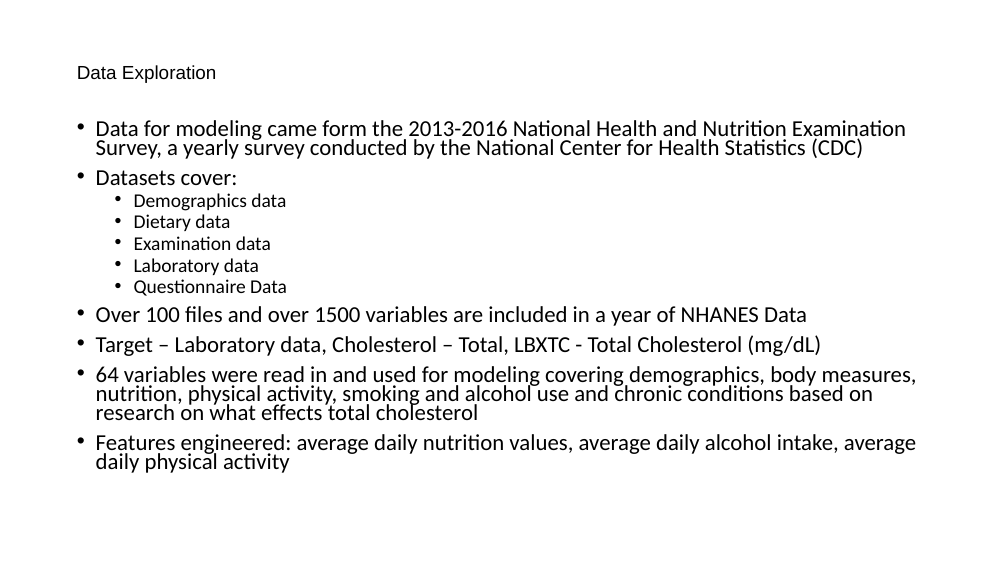
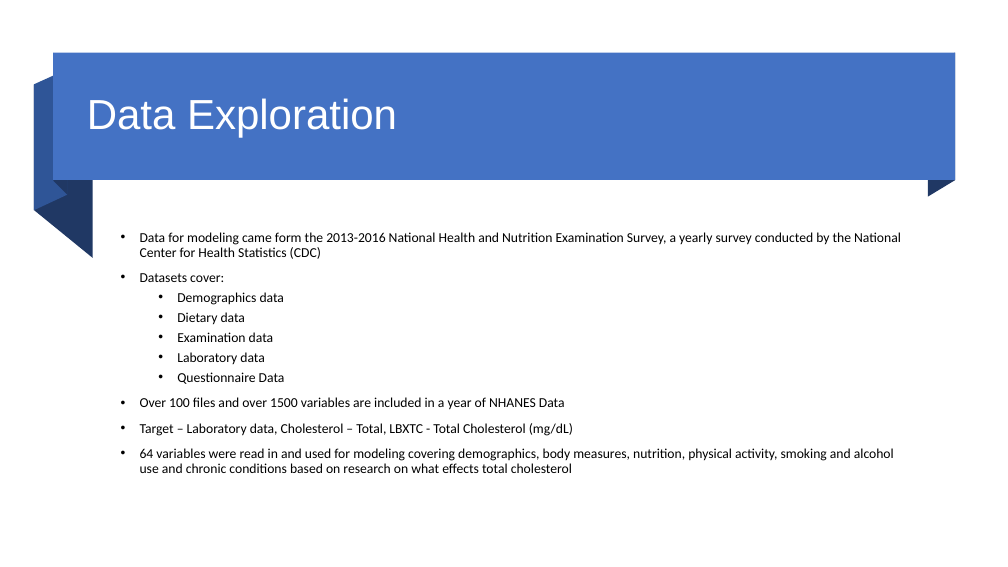
Before and after one commit to mathisme/ThinkfulDSFinalCapstone, a slide deck: slide 6 of Presentation.pptx. Drawn at 1008x567 pixels with LibreOffice and Linux fonts; fonts in the diff are those of the drawing. Boxes give left, top, right and bottom in pixels: in the first picture for what was removed or moved away, otherwise in the second. Text is boxed around its words. In the diff, an @@ line names an element or a change of style, - is before the commit and + after.

```diff
--- a/Presentation.pptx
+++ b/Presentation.pptx
@@ rectangle added at (x1=53, y1=53, x2=955, y2=181), fill #4472C4 @@
@@ freeform shape added at (x1=54, y1=53, x2=67, y2=194), fill #203864 @@
@@ freeform shape added at (x1=928, y1=53, x2=955, y2=197), fill #203864 @@
@@ freeform shape added at (x1=34, y1=85, x2=93, y2=258), fill #203864 @@
@@ freeform shape added at (x1=34, y1=70, x2=67, y2=211), fill #2F5597 @@
@@ title "Data Exploration" moved from (x1=77, y1=65, x2=217, y2=83) to (x1=87, y1=98, x2=397, y2=138) @@
@@ title "Data Exploration" at (x1=87, y1=98, x2=397, y2=138): size 18 to 40 pt, text colour #000000 to #FFFFFF @@
@@ text "Data for modeling came form ..." moved from (x1=96, y1=120, x2=917, y2=473) to (x1=140, y1=232, x2=901, y2=473) @@
@@ text "Data for modeling came form ..." at (x1=140, y1=232, x2=901, y2=473): size 21.7 to 13 pt in "Data for modeling came form the 2013-2016 ...", "Datasets cover:", "Over 100 files and over 1500 variables ...", "Target – Laboratory data, Cholesterol – Total, ..." and 1 more places; size 18.6 to 13 pt in "Demographics data", "Dietary data", "Examination data", "Laboratory data" and 1 more places; line spacing 0.7 to 0.9; vertical alignment top to middle @@
@@ text at (x1=96, y1=434, x2=916, y2=473): paragraph removed @@
-• Features engineered: average daily nutrition values, average daily alcohol intake, average daily physical activity
```
Also in this commit, not shown: 8 other slides changed, 6 slides added, 4 slides removed.
